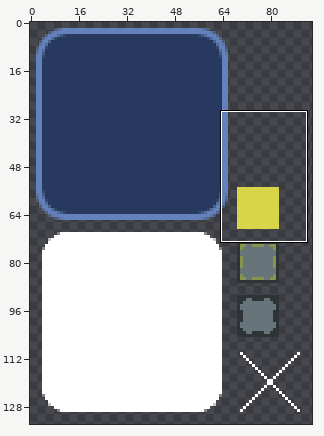
Sprite sheet: client/core/assets/skins/skin.png. The picture above shows the old version from afar; the outline marks the close-up.
Close-up. Earlier state:
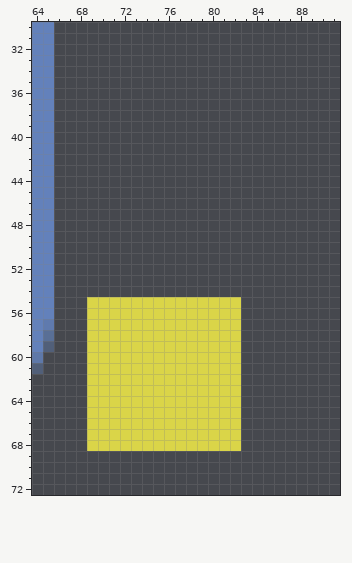
The file is 94x134 pixels. Pixels under 10% opacity are left out. Colours within 5 levels of each other are drawn and written as one. Shown: x 64..91, y 30..72.
Now the later version:
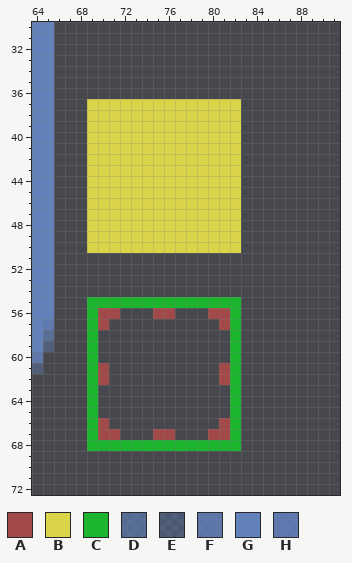
Palette (. is transparent): A #a24949  B #dad548  C #1db52e  D #6282baab  E #6281bb65  F #6381bbd5  G #6381bb  H #6381bcdf
Difference:
Colour A replaces colour B in row 56 at x 70 to 71, 75 to 76 and 80 to 81; in row 57 at x 70 and 81; in rows 61 to 62 at x 70 and 81; in row 66 at x 70 and 81; in row 67 at x 70 to 71, 75 to 76 and 80 to 81.
Colour B is added in rows 37 to 50 at x 69 to 82.
Colour C replaces colour B in row 55 at x 69 to 82; in rows 56 to 67 at x 69 and 82; in row 68 at x 69 to 82.
Colour B is removed in row 56 at x 72 to 74 and 77 to 79; in row 57 at x 71 to 80; in rows 58 to 60 at x 70 to 81; in rows 61 to 62 at x 71 to 80; in rows 63 to 65 at x 70 to 81; in row 66 at x 71 to 80.
Colour B is removed in row 67 at x 72 to 74 and 77 to 79.
Boxes around the changes in both close-ups, in picture pixels (x1, y1, x2, y2):
added: (87, 99, 241, 253)
changed: (87, 297, 241, 451)
